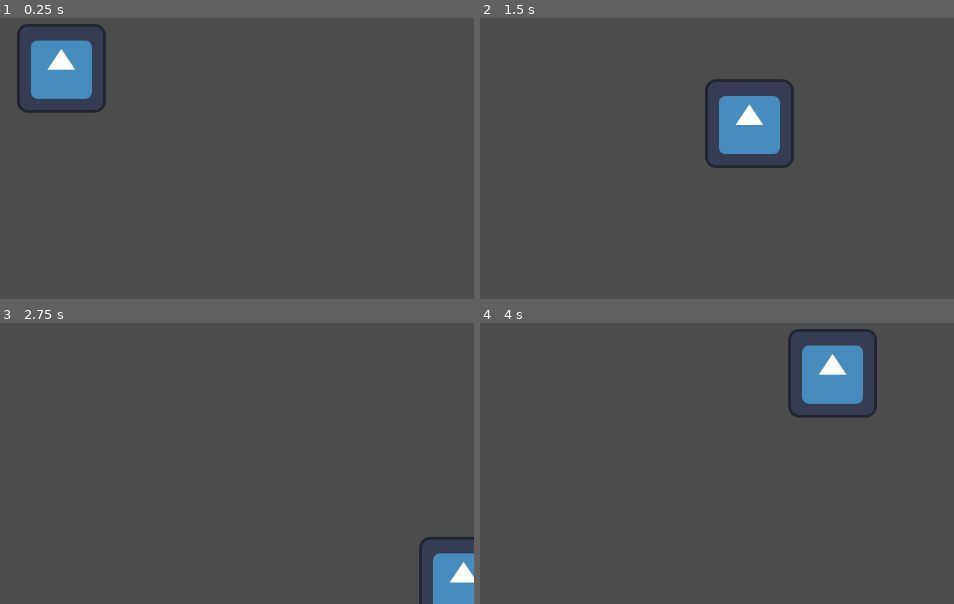
Above: before the commit, frames 1-4 (two rows, left to right).
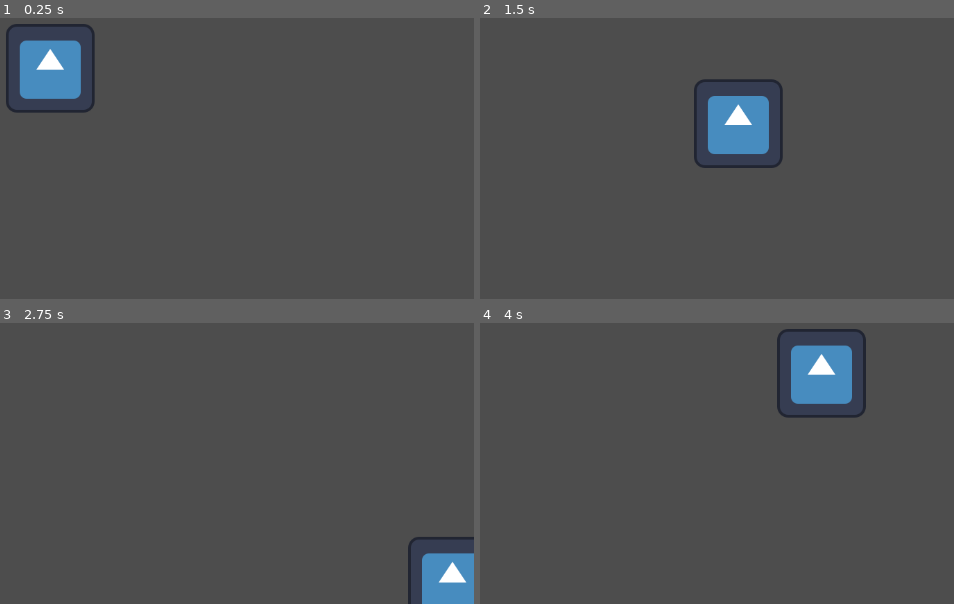
Above: after the commit, the same moments.

Repository: sidneyzweifel/Code-Break-Lockdown
Game: Godot game, scene res://Scenes/Main.tscn
The game is run twice, just before and just after one commit, with the same random seed, the same clock (stepped at 60 frames per second) and the same inputs. The engine's default icon, where the game draws it, is replaced by a stand-in: a white triangle on a blue panel in a dark square.
Inputs:
- Up to frame 1 (0.25 s): no input
- Up to frame 2 (1.5 s): tap Enter at 0.5 s; hold Right (right) 0.53-1.28 s; hold Down (down) from 1.28 s (still down)
- Up to frame 3 (2.75 s): release Down (down) at 2.03 s; hold Right (right) from 2.03 s (still down)
- Up to frame 4 (4 s): release Right (right) at 2.78 s; hold Up (up) 2.78-3.53 s; hold Left (left) from 3.53 s (still down)

The runs differ from the first frame. In frame 1, 2.1% of the frame differs, in the area x 1-23%, y 2-34%; in frame 2, 2.1%; in frame 3, 1.0%; in frame 4, 2.2%, in the area x 62-84%, y 2-34%.

Commit message:
Instantiated Player onto Main Scene

Diff:
--- a/Scenes/Main.tscn
+++ b/Scenes/Main.tscn
@@ -1,18 +1,8 @@
-[gd_scene load_steps=4 format=3 uid="uid://b71656ykcqicn"]
+[gd_scene load_steps=2 format=3 uid="uid://b71656ykcqicn"]
 
-[ext_resource type="Script" path="res://Scripts/TestSubject.gd" id="1_my5p2"]
-[ext_resource type="Texture2D" uid="uid://dm1tb800msyge" path="res://Sprites/icon.svg" id="2_1c4fd"]
-
-[sub_resource type="CircleShape2D" id="CircleShape2D_e5wiq"]
+[ext_resource type="PackedScene" uid="uid://dgd4ovv7nkstl" path="res://Scenes/Player.tscn" id="1_s5wt2"]
 
 [node name="Main" type="Node2D"]
 
-[node name="TestSubject" type="CharacterBody2D" parent="."]
-script = ExtResource("1_my5p2")
-
-[node name="CollisionShape2D" type="CollisionShape2D" parent="TestSubject"]
-shape = SubResource("CircleShape2D_e5wiq")
-
-[node name="Sprite2D" type="Sprite2D" parent="TestSubject"]
-position = Vector2(557, 315)
-texture = ExtResource("2_1c4fd")
+[node name="Player" parent="." instance=ExtResource("1_s5wt2")]
+position = Vector2(338, 158)
--- /dev/null
+++ b/Scenes/Player.tscn
@@ -0,0 +1,18 @@
+[gd_scene load_steps=4 format=3 uid="uid://dgd4ovv7nkstl"]
+
+[ext_resource type="Script" path="res://Scenes/Player.gd" id="1_62hfq"]
+[ext_resource type="Texture2D" uid="uid://dm1tb800msyge" path="res://Sprites/icon.svg" id="1_ipm5b"]
+
+[sub_resource type="RectangleShape2D" id="RectangleShape2D_pcqgd"]
+size = Vector2(123, 119)
+
+[node name="Player" type="CharacterBody2D"]
+script = ExtResource("1_62hfq")
+
+[node name="CollisionShape2D" type="CollisionShape2D" parent="."]
+position = Vector2(202.5, 155.5)
+shape = SubResource("RectangleShape2D_pcqgd")
+
+[node name="Sprite2D" type="Sprite2D" parent="."]
+position = Vector2(203, 157)
+texture = ExtResource("1_ipm5b")
Renamed: Scripts/TestSubject.gd -> Scenes/Player.gd
